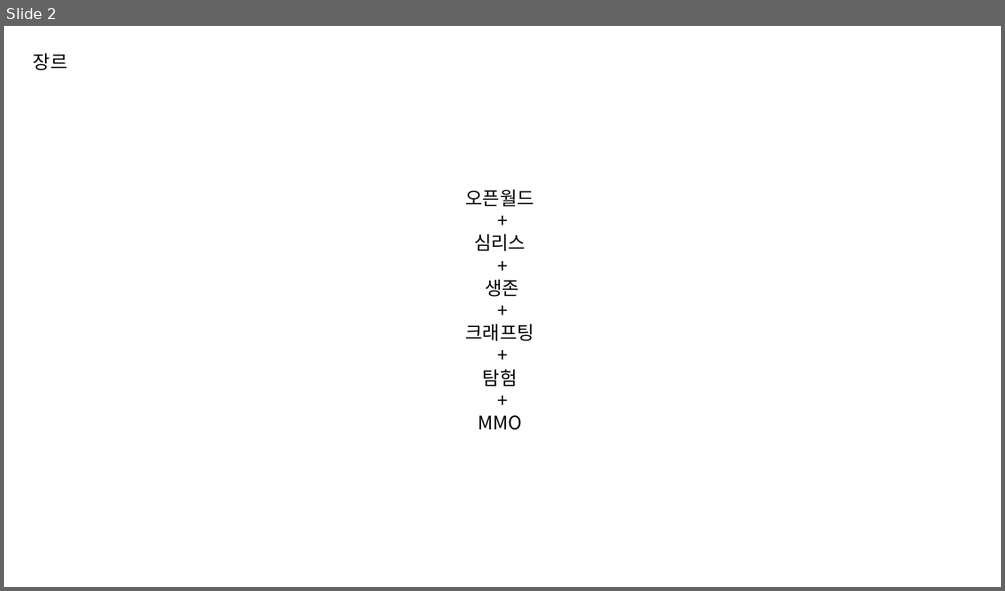
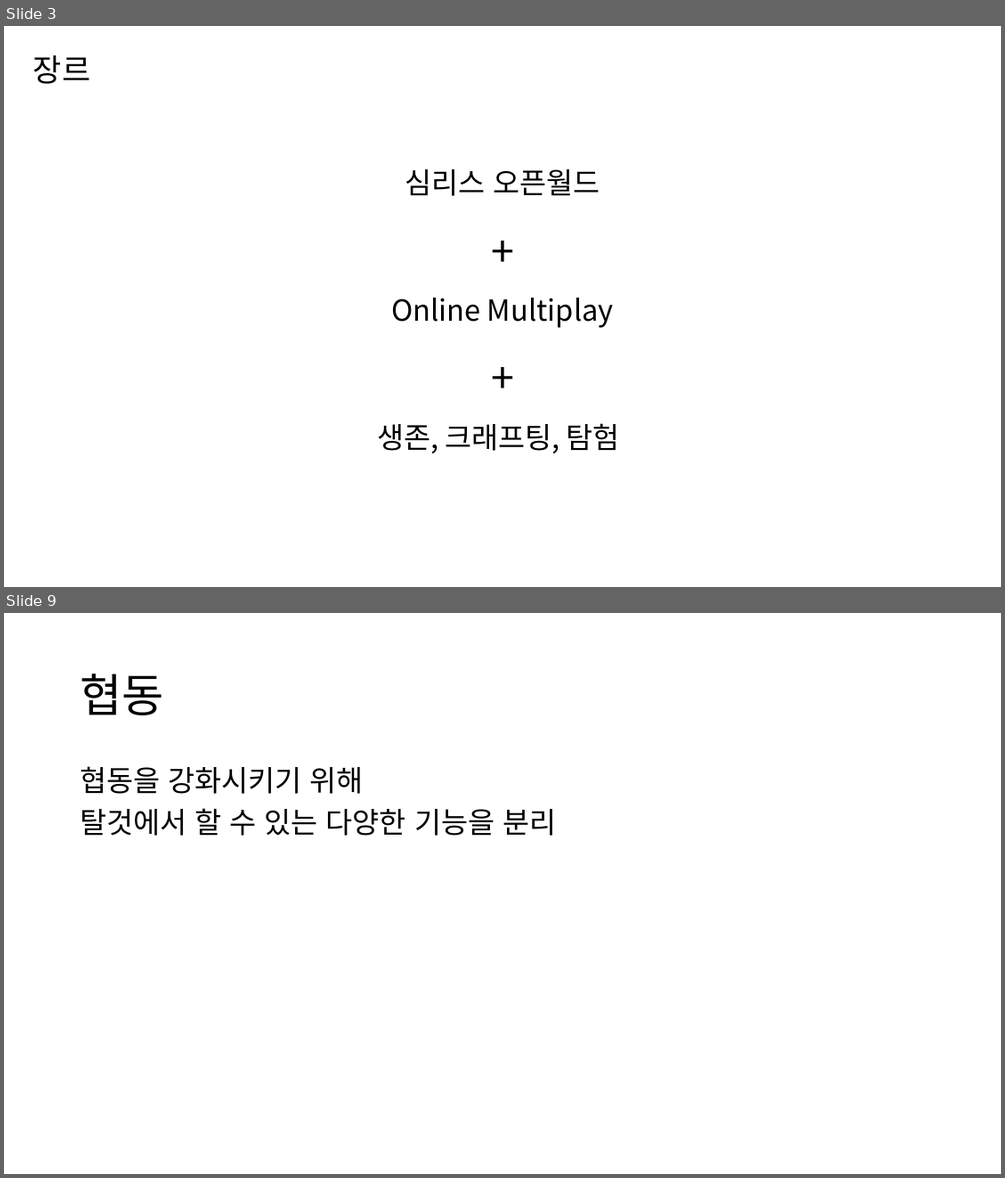
Before and after one commit to PinkBourbon/ProjectG, a slide deck: 0_Document/크루모빌PPT틀.pptx. Shown one above the other, each under a label of ours: slide 2 before the commit, slides 3 and 9 after it; the slides between them are not shown. The pictures are 1005x591 and 1005x1178 pixels, drawn with LibreOffice and Linux fonts; fonts in the diff are those of the drawing. Boxes give left, top, right and bottom in pixels: in the first picture for what was removed or moved away, otherwise in the second. Text is boxed around its words. In the diff, an @@ line names an element or a change of style, - is before the commit and + after.

```diff
--- a/0_Document/크루모빌PPT틀.pptx
+++ b/0_Document/크루모빌PPT틀.pptx
@@ slide 9 added at box(4, 613, 1001, 1174), background #FFFFFF @@
@@ title added at box(80, 674, 163, 715), 44 pt, text #000000 @@
+협동
@@ text added at box(80, 766, 556, 835), 28 pt, text #000000 @@
+협동을 강화시키기 위해
+탈것에서 할 수 있는 다양한 기능을 분리
@@ what was slide 2 is now slide 3 @@
@@ slide 3 changed as well @@
@@ text "장르" at box(33, 55, 90, 84): size 18 to 30 pt @@
@@ text "심리스 오픈월드": place and size @@
-text "심리스 오픈월드" at box(465, 189, 534, 430)
+text "심리스 오픈월드" at box(377, 169, 620, 453)
@@ text "심리스 오픈월드" at box(377, 169, 620, 453): size 18 to 40 pt in "+", "+"; line spacing 1 to 1.5 @@
@@ text at box(404, 169, 600, 196): text changed; size 18 to 28 pt @@
-오픈월드
+심리스 오픈월드
@@ text at box(391, 297, 614, 328): text changed; size 18 to 28 pt @@
-심리스
+Online Multiplay
@@ text at box(377, 423, 620, 453): text changed; size 18 to 28 pt @@
-생존
-+
-크래프팅
-+
-탐험
-+
-MMO
+생존, 크래프팅, 탐험
```
Also in this commit, not shown: 3 other slides changed, 12 other slides added, 4 slides removed, 1 other file.
